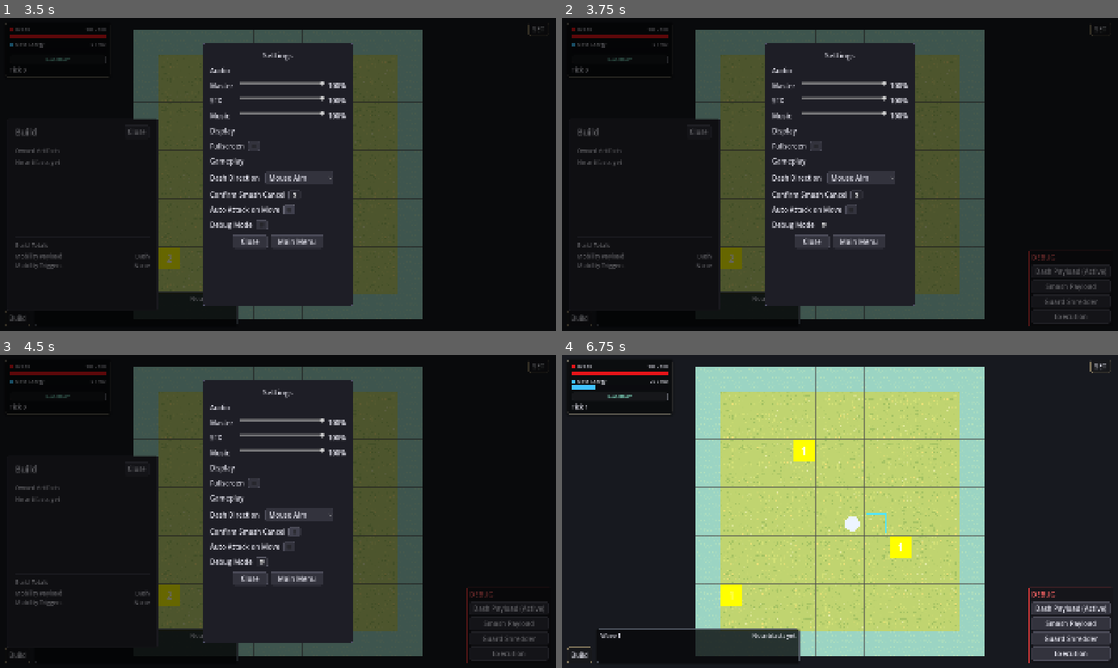
Above: before the commit, frames 1-4 (two rows, left to right).
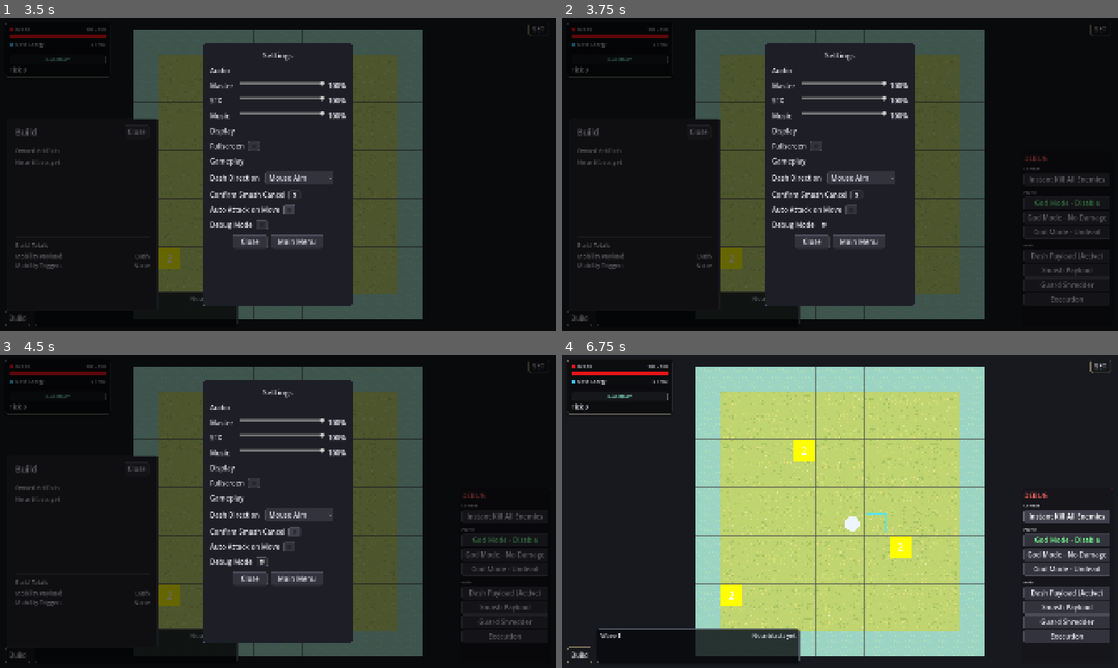
Above: after the commit, the same moments.

Repository: tomchang25/dash-and-slash
Game: Godot game, scene res://game/tick_arena/tick_arena.tscn
The game is run twice, just before and just after one commit, with the same random seed, the same clock (stepped at 60 frames per second) and the same inputs.
Inputs (mouse positions are in pixels of both pictures, inside the frame that each line leads up to):
- Up to frame 1 (3.5 s): click "Build" at 0.5 s; click "SET" at 1.25 s; click "Mouse Aim" at 2 s; click (289, 208) at 2.75 s
- Up to frame 2 (3.75 s): click (823, 224) at 3.5 s
- Up to frame 3 (4.5 s): click (294, 533) at 4.25 s
- Up to frame 4 (6.75 s): click "Main Menu" at 5 s; click "Play" at 5.75 s; click (1067, 517) at 6.5 s, where only the run after the commit has a clickable "Instant Kill All Enemies"

Frame 1 is identical in both runs. In frame 2, 1.4% of the frame differs, in the area x 83-99%, y 44-99%; in frame 3, 1.4%; in frame 4, 5.4%, in the area x 1-100%, y 8-99%.

Commit message:
feat(debug): expand tick arena debug panel actions
- Add instant enemy kill and mutually exclusive player god-mode controls for No Damage, Undead, and Disable
- Make the shared debug panel sectioned and scrollable so Combat, Player, and Build controls stay viewport-safe as actions grow

Diff:
--- a/game/shared/debug_panel/debug_panel.gd
+++ b/game/shared/debug_panel/debug_panel.gd
@@ -1,14 +1,23 @@
 # debug_panel.gd
-# Reusable debug-only action panel.
+# Reusable debug-only action panel: a bounded, scrollable, sectioned button list.
 # Self-gates visibility from Debug.enabled and reacts to Debug.toggled (dev/standards/debug_standard.md §4a/§5).
 # Carries no game-specific logic: the owning scene registers buttons via add_action().
 class_name DebugPanel
 extends PanelContainer
 
-# -- Node references ----------------------------------------------------------
+# -- Constants --
+
+const ACTIVE_ACTION_COLOR := Color(0.45, 0.95, 0.55, 1.0)
+
+# -- State --
+
+## Section label -> the VBoxContainer holding that section's action buttons.
+var _sections: Dictionary = { }
+
+# -- Node references --
 
 @onready var _title_label: Label = %DebugPanelTitle
-@onready var _action_list: VBoxContainer = %DebugPanelActionList
+@onready var _section_list: VBoxContainer = %DebugPanelSectionList
 
 # == Lifecycle ================================================================
 
@@ -20,15 +29,18 @@
 # == Common API ================================================================
 
 
-## Registers one debug action button under the panel.
+## Registers one debug action button under the given section, creating the section's header and
+## button list on first use. An empty section groups the button under no header, preserving the
+## original flat add_action(label, callback) call shape for existing callers.
 ## The callback only runs while Debug.enabled is true, so a hidden-but-still-in-tree panel can never fire an action.
-## Returns the created Button so callers may keep a reference (e.g. to update its text with a live readout).
-func add_action(label: String, callback: Callable) -> Button:
+## Returns the created Button so callers may keep a reference (e.g. to update its text or active state).
+func add_action(label: String, callback: Callable, section: String = "") -> Button:
     var button := Button.new()
     button.text = label
     button.pressed.connect(_on_action_pressed.bind(callback))
+    var action_list := _get_or_create_section(section)
     # node-src: debug
-    _action_list.add_child(button)
+    action_list.add_child(button)
     return button
 
 
@@ -37,10 +49,20 @@
     _title_label.text = text
 
 
-## Removes every registered action button.
+## Removes every registered action button and section.
 func clear_actions() -> void:
-    for child in _action_list.get_children():
+    for child in _section_list.get_children():
         child.queue_free()
+    _sections.clear()
+
+
+## Generic active/inactive styling for a registered action button, so callers such as tick_arena.gd
+## can reflect mutually-exclusive or toggled debug state without encoding style details themselves.
+func set_action_active(button: Button, active: bool) -> void:
+    if active:
+        button.add_theme_color_override("font_color", ACTIVE_ACTION_COLOR)
+    else:
+        button.remove_theme_color_override("font_color")
 
 # == Signal handlers ===========================================================
 
@@ -54,3 +76,29 @@
         return
     if callback.is_valid():
         callback.call()
+
+# == Sections ==================================================================
+
+
+## Returns the button list for the given section, creating the section (and its header label, when
+## the section is non-empty) the first time it is requested. Section identity/count is data-driven
+## by whatever the owning scene registers, so both are built at runtime rather than pre-placed.
+func _get_or_create_section(section: String) -> VBoxContainer:
+    if _sections.has(section):
+        return _sections[section]
+    var wrapper := VBoxContainer.new()
+    wrapper.add_theme_constant_override("separation", 4)
+    if not section.is_empty():
+        var header := Label.new()
+        header.text = section
+        header.theme_type_variation = "MicroLabel"
+        # node-src: debug
+        wrapper.add_child(header)
+    var action_list := VBoxContainer.new()
+    action_list.add_theme_constant_override("separation", 4)
+    # node-src: debug
+    wrapper.add_child(action_list)
+    # node-src: debug
+    _section_list.add_child(wrapper)
+    _sections[section] = action_list
+    return action_list
--- a/game/shared/debug_panel/debug_panel.tscn
+++ b/game/shared/debug_panel/debug_panel.tscn
@@ -26,8 +26,8 @@
 anchor_top = 1.0
 anchor_right = 1.0
 anchor_bottom = 1.0
-offset_left = -220.0
-offset_top = -260.0
+offset_left = -280.0
+offset_top = -620.0
 offset_right = -16.0
 offset_bottom = -16.0
 grow_horizontal = 0
@@ -45,7 +45,14 @@
 theme_override_colors/font_color = Color(1, 0.4, 0.4, 1)
 text = "DEBUG"
 
-[node name="DebugPanelActionList" type="VBoxContainer" parent="VBox"]
+[node name="DebugPanelScroll" type="ScrollContainer" parent="VBox"]
 unique_name_in_owner = true
 layout_mode = 2
-theme_override_constants/separation = 6
+size_flags_vertical = 3
+horizontal_scroll_mode = 0
+
+[node name="DebugPanelSectionList" type="VBoxContainer" parent="VBox/DebugPanelScroll"]
+unique_name_in_owner = true
+layout_mode = 2
+size_flags_horizontal = 3
+theme_override_constants/separation = 12
--- a/game/tick_arena/player/tick_player.gd
+++ b/game/tick_arena/player/tick_player.gd
@@ -3,6 +3,15 @@
 # Speed meter, and grey-box drawing. The player has no combat facing — mouse aim is a free verb parameter.
 class_name TickPlayer
 extends Node2D
+
+## Debug-only damage-handling override for TickPlayer.take_damage(); see dev/standards/debug_standard.md.
+## OFF is normal damage/death behavior. NO_DAMAGE leaves hp unchanged. UNDEAD applies damage but floors
+## hp at 1 so death can never trigger.
+enum GodMode {
+    OFF,
+    NO_DAMAGE,
+    UNDEAD,
+}
 
 # -- Constants --
 
@@ -39,6 +48,7 @@
 var smash_cooldown := 0
 var smash_target := Vector2i.ZERO
 var speed_meter := 0
+var god_mode := GodMode.OFF
 
 var _smash_armed := false
 var _grid: GridArena = null
@@ -81,15 +91,32 @@
     _move_tween.tween_property(self, "scale", Vector2.ONE, duration * 1.5)
 
 
-## Applies damage with a red flash; returns true when the player died.
+## Applies damage with a red flash, honoring the active debug god mode; returns true when the player
+## died. NO_DAMAGE and UNDEAD still flash so debug hit feedback stays visible, but never report death.
 func take_damage(amount: float) -> bool:
-    hp = maxf(hp - amount, 0.0)
+    var died := false
+    match god_mode:
+        GodMode.OFF:
+            hp = maxf(hp - amount, 0.0)
+            died = hp <= 0.0
+        GodMode.NO_DAMAGE:
+            pass
+        GodMode.UNDEAD:
+            hp = maxf(hp - amount, 1.0)
+        _:
+            ToastManager.show_dev_error("TickPlayer: unhandled god mode %s in take_damage()" % god_mode)
     if _flash_tween != null:
         _flash_tween.kill()
     modulate = Color(1.0, 0.35, 0.35)
     _flash_tween = create_tween()
     _flash_tween.tween_property(self, "modulate", Color.WHITE, DAMAGE_FLASH_SEC)
-    return hp <= 0.0
+    return died
+
+
+## Debug-only: sets the god-mode override applied inside take_damage(). Callers must guard with
+## Debug.enabled (see dev/standards/debug_standard.md).
+func set_god_mode(mode: GodMode) -> void:
+    god_mode = mode
 
 
 ## Returns the effective max hp: the base value plus every recorded Max Health reward bonus, floored
@@ -100,12 +127,14 @@
 
 
 ## Restores spawn defaults and snaps back to the given cell, healing to the max hp projected from the
-## given Max Health reward bonus total so a run's earned max health survives a death/reset.
+## given Max Health reward bonus total so a run's earned max health survives a death/reset. Also clears
+## any debug god mode so a fresh run starts under normal damage/death rules.
 func reset(start_cell: Vector2i, max_health_bonus := 0.0) -> void:
     hp = max_hp(max_health_bonus)
     dash_cooldown = 0
     smash_cooldown = 0
     speed_meter = 0
+    god_mode = GodMode.OFF
     disarm_smash()
     cell = start_cell
     if _move_tween != null:
--- a/game/tick_arena/run/tick_run_controller.gd
+++ b/game/tick_arena/run/tick_run_controller.gd
@@ -165,6 +165,20 @@
         return ""
     return _wave_controller.get_wave_display_text()
 
+# == Debug (see dev/standards/debug_standard.md §4a/§5) ==
+
+
+## Debug-only: force-kills every currently alive enemy through the wave controller's existing
+## force-kill path, so wave bookkeeping, grid occupancy cleanup, and completion signals still fire
+## exactly as if the enemies died normally. The arena root calls this instead of reaching through
+## to the owned WaveController directly.
+func debug_kill_all_enemies() -> void:
+    if not Debug.enabled:
+        return
+    if _wave_controller == null:
+        return
+    _wave_controller.force_kill_all_enemies()
+
 # == Death / Restart ==
 
 
--- a/game/tick_arena/tick_arena.gd
+++ b/game/tick_arena/tick_arena.gd
@@ -17,6 +17,10 @@
 var _smash_payload_button: Button
 var _guard_shredder_button: Button
 var _execution_button: Button
+var _kill_all_enemies_button: Button
+var _god_mode_disable_button: Button
+var _god_mode_no_damage_button: Button
+var _god_mode_undead_button: Button
 
 # -- Node references --
 
@@ -86,12 +90,13 @@
         _build_inspection_panel.refresh()
 
 
-## A fresh run starts with default mobility payload/triggers, so the debug panel's button
-## highlighting must catch up alongside the danger telegraphs and HUD; an open build panel must
-## also drop any stale rows from the previous run.
+## A fresh run starts with default mobility payload/triggers and god mode cleared (TickPlayer.reset()),
+## so the debug panel's button highlighting must catch up alongside the danger telegraphs and HUD; an
+## open build panel must also drop any stale rows from the previous run.
 func _on_run_reset_finished() -> void:
     _refresh_debug_payload_buttons()
     _refresh_debug_trigger_buttons()
+    _refresh_debug_god_mode_buttons()
     _refresh_danger()
     _refresh_hud()
     if _build_inspection_panel.visible:
@@ -122,15 +127,46 @@
 # == Debug (see dev/standards/debug_standard.md §4a/§5) ==
 
 
-## Registers the Major-effect debug controls: the mobility-payload buttons from Phase 04a, plus the
-## Guard Shredder and Execution toggles this phase adds through that same extension point.
+## Registers every tick-arena debug control, grouped into Combat (enemy kill), Player (god mode), and
+## Build (the mobility-payload/trigger Major-effect overrides) sections.
 func _wire_debug_panel() -> void:
-    _dash_payload_button = _debug_panel.add_action("Dash Payload", _on_debug_set_dash_payload)
-    _smash_payload_button = _debug_panel.add_action("Smash Payload", _on_debug_set_smash_payload)
-    _refresh_debug_payload_buttons()
-    _guard_shredder_button = _debug_panel.add_action("Guard Shredder", _on_debug_toggle_guard_shredder)
-    _execution_button = _debug_panel.add_action("Execution", _on_debug_toggle_execution)
-    _refresh_debug_trigger_buttons()
+    _kill_all_enemies_button = _debug_panel.add_action("Instant Kill All Enemies", _on_debug_kill_all_enemies, "Combat")
+
+    _god_mode_disable_button = _debug_panel.add_action("God Mode - Disable", _on_debug_set_god_mode_disable, "Player")
+    _god_mode_no_damage_button = _debug_panel.add_action("God Mode - No Damage", _on_debug_set_god_mode_no_damage, "Player")
+    _god_mode_undead_button = _debug_panel.add_action("God Mode - Undead", _on_debug_set_god_mode_undead, "Player")
+    _refresh_debug_god_mode_buttons()
+
+    _dash_payload_button = _debug_panel.add_action("Dash Payload", _on_debug_set_dash_payload, "Build")
+    _smash_payload_button = _debug_panel.add_action("Smash Payload", _on_debug_set_smash_payload, "Build")
+    _refresh_debug_payload_buttons()
+    _guard_shredder_button = _debug_panel.add_action("Guard Shredder", _on_debug_toggle_guard_shredder, "Build")
+    _execution_button = _debug_panel.add_action("Execution", _on_debug_toggle_execution, "Build")
+    _refresh_debug_trigger_buttons()
+
+
+func _on_debug_kill_all_enemies() -> void:
+    if not Debug.enabled:
+        return
+    _run_controller.debug_kill_all_enemies()
+
+
+func _on_debug_set_god_mode_disable() -> void:
+    if not Debug.enabled:
+        return
+    _set_debug_god_mode(TickPlayer.GodMode.OFF)
+
+
+func _on_debug_set_god_mode_no_damage() -> void:
+    if not Debug.enabled:
+        return
+    _set_debug_god_mode(TickPlayer.GodMode.NO_DAMAGE)
+
+
+func _on_debug_set_god_mode_undead() -> void:
+    if not Debug.enabled:
+        return
+    _set_debug_god_mode(TickPlayer.GodMode.UNDEAD)
 
 
 func _on_debug_set_dash_payload() -> void:
@@ -155,6 +191,12 @@
     if not Debug.enabled:
         return
     _toggle_debug_mobility_trigger(RunBuild.TRIGGER_EXECUTION)
+
+
+## Applies the picked god mode to the player and refreshes the mutually-exclusive button styling.
+func _set_debug_god_mode(mode: TickPlayer.GodMode) -> void:
+    _player.set_god_mode(mode)
+    _refresh_debug_god_mode_buttons()
 
 
 ## Writes through the same RunBuild override real Major effects use, so debug behavior stays
@@ -190,6 +232,15 @@
     var execution_active := _run_build.has_mobility_trigger(RunBuild.TRIGGER_EXECUTION)
     _guard_shredder_button.text = "Guard Shredder%s" % (" (Active)" if guard_shredder_active else "")
     _execution_button.text = "Execution%s" % (" (Active)" if execution_active else "")
+
+
+## Highlights whichever god-mode button matches the player's current god mode through the panel's
+## generic active-state styling helper instead of appended button text.
+func _refresh_debug_god_mode_buttons() -> void:
+    var mode := _player.god_mode
+    _debug_panel.set_action_active(_god_mode_disable_button, mode == TickPlayer.GodMode.OFF)
+    _debug_panel.set_action_active(_god_mode_no_damage_button, mode == TickPlayer.GodMode.NO_DAMAGE)
+    _debug_panel.set_action_active(_god_mode_undead_button, mode == TickPlayer.GodMode.UNDEAD)
 
 # == View and HUD ==
 
Not shown, changed: CHANGELOG.md
Not shown, added: dev/docs/archived/debug_panel_tick_arena_actions.implementation_spec.md
